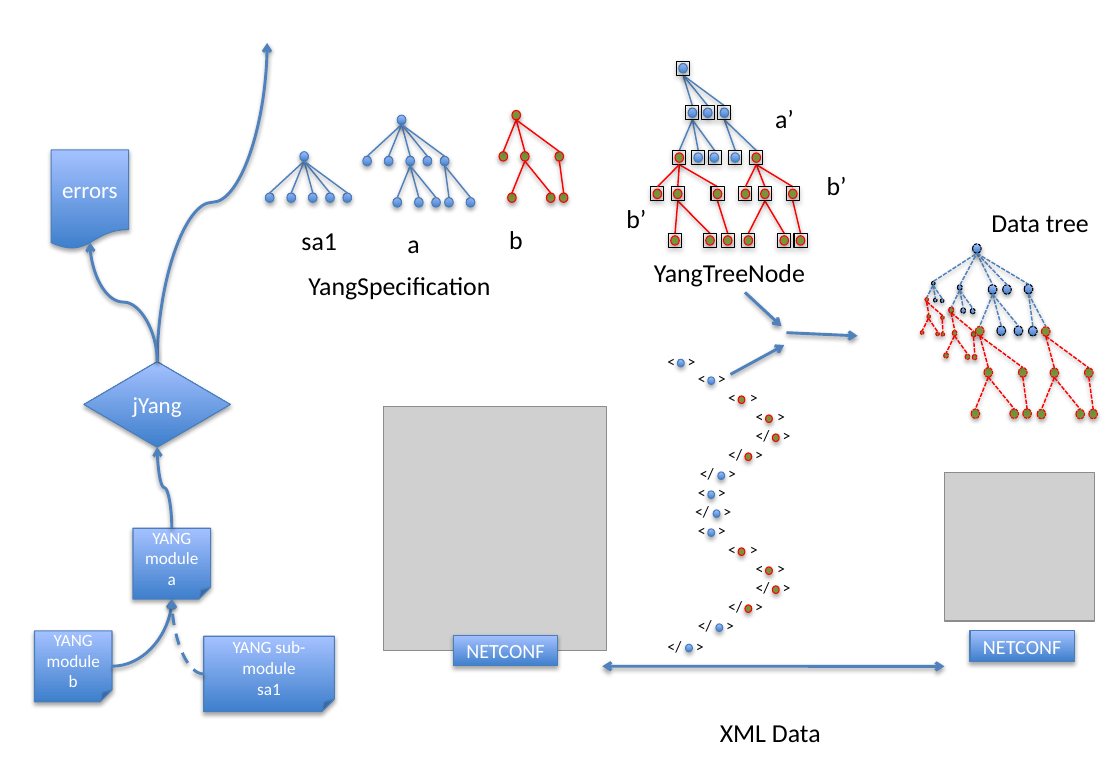
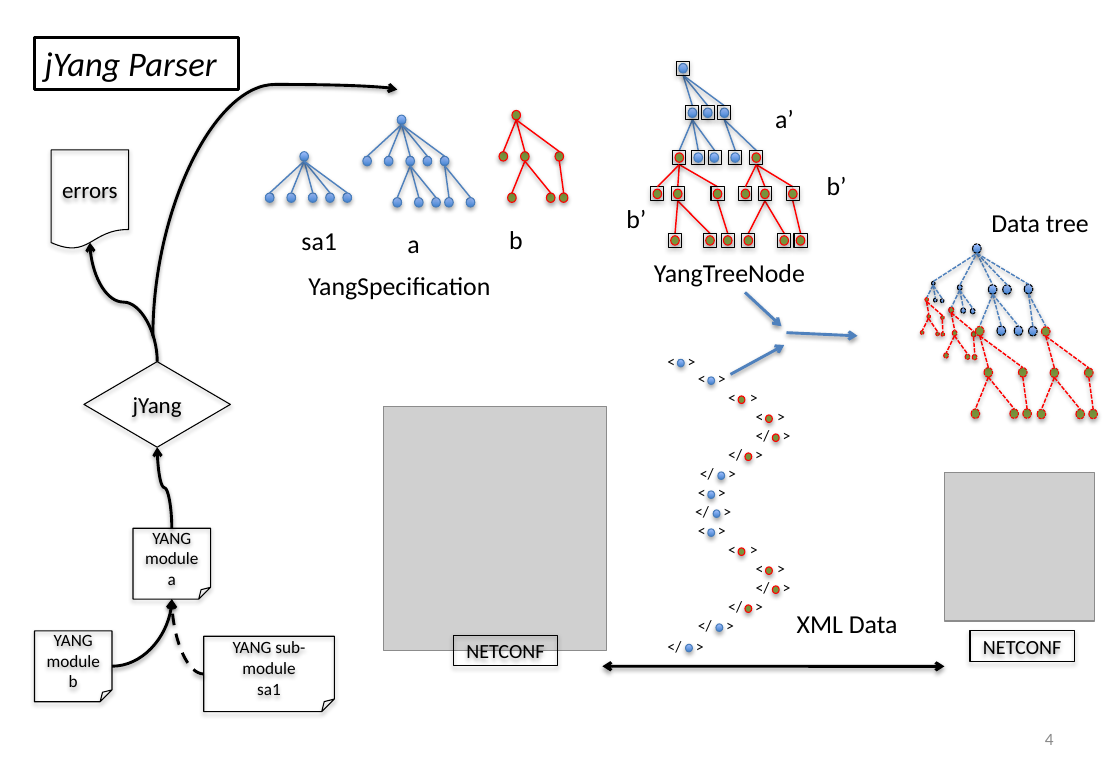
Before and after one commit to AaronNGray/jYang, a slide deck: slide 4 of yang-manager/reports/YangArchi.pptx. Drawn at 1120x775 pixels with LibreOffice and Linux fonts; fonts in the diff are those of the drawing; grey boxes stand for pictures. Boxes give left, top, right and bottom in pixels: in the first picture for what was removed or moved away, otherwise in the second. Text is boxed around its words. In the diff, an @@ line names an element or a change of style, - is before the commit and + after.

```diff
--- a/yang-manager/reports/YangArchi.pptx
+++ b/yang-manager/reports/YangArchi.pptx
@@ rectangle added at bbox=[34, 37, 238, 89], outline #000000 1.5 pt, 24 pt, text #000000, italic @@
+jYang Parser
@@ curved arrow moved from (157, 362) - (267, 43) to (153, 336) - (397, 90) @@
@@ curved arrow (153, 336) - (397, 90): stroke #4F81BD 2 pt to #000000 2 pt @@
@@ curved arrow (157, 362) - (90, 243): stroke #4F81BD 2 pt to #000000 2 pt @@
@@ curved arrow (172, 528) - (157, 448): stroke #4F81BD 2 pt to #000000 2 pt @@
@@ curved arrow (112, 667) - (172, 600): stroke #4F81BD 2 pt to #000000 2 pt @@
@@ curved arrow (204, 674) - (172, 600): stroke #4F81BD 2 pt dashed to #000000 2 pt dashed @@
@@ text "XML Data": place and size @@
-text "XML Data" at bbox=[720, 725, 821, 742]
+text "XML Data" at bbox=[797, 616, 898, 633]
@@ text colour #FFFFFF to #000000; fill gradient #3F80CE to #A4C4FF to none; outline #4B7EBC 0.75 pt to #000000 0.75 pt in 7 elements at bbox=[133, 528, 211, 600], bbox=[34, 631, 112, 702], bbox=[204, 637, 334, 713], bbox=[84, 362, 231, 448], bbox=[52, 150, 129, 249], bbox=[453, 636, 557, 667], bbox=[970, 631, 1074, 662] @@
@@ double arrow (603, 667) - (945, 667): stroke #4F81BD 2 pt to #000000 2 pt @@
@@ page number added at bbox=[1045, 734, 1054, 745], 12 pt, text #8C8C8C @@
+4
```
Also in this commit, not shown: 15 other slides changed, 3 slides added, 2 slides removed.
